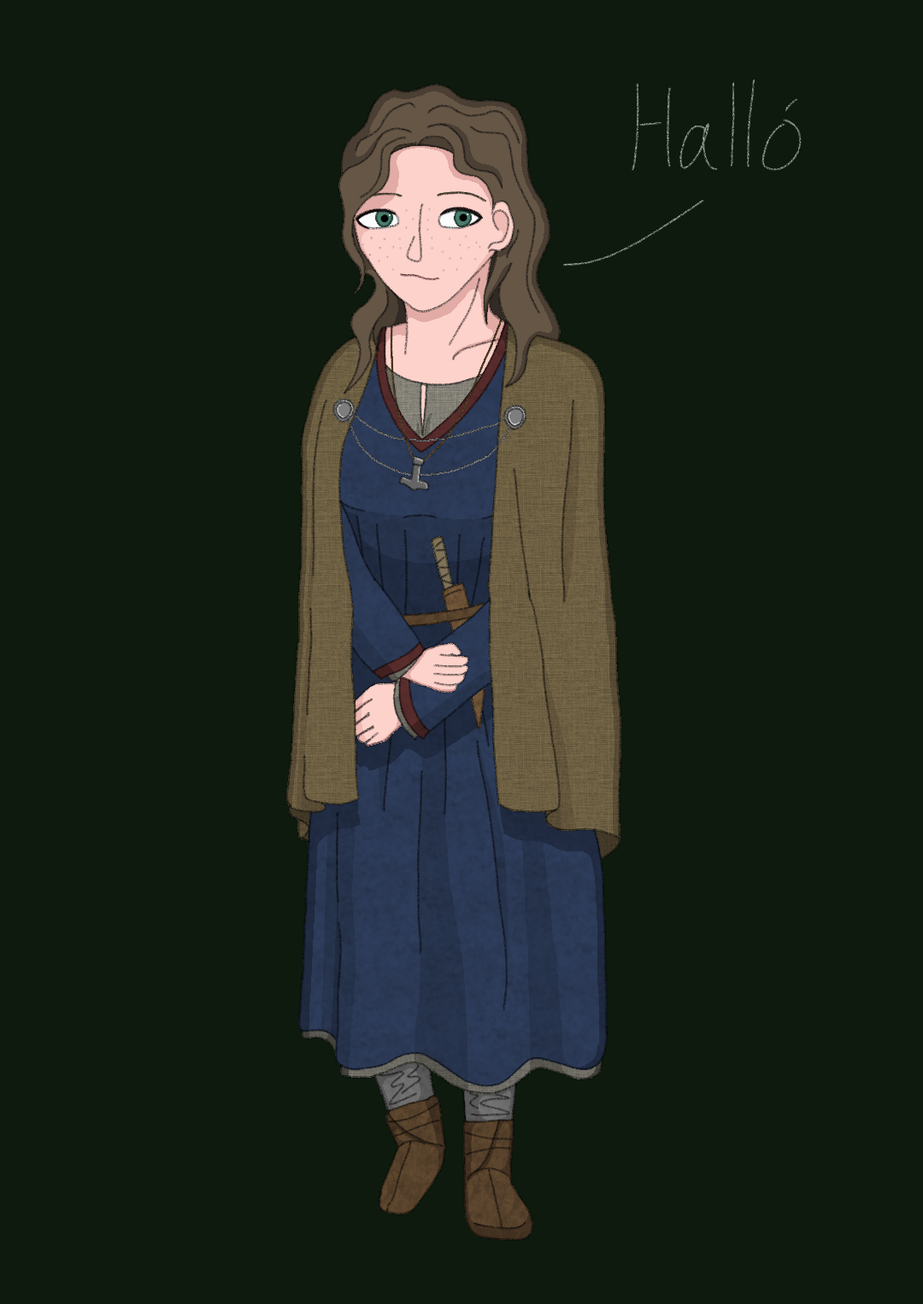
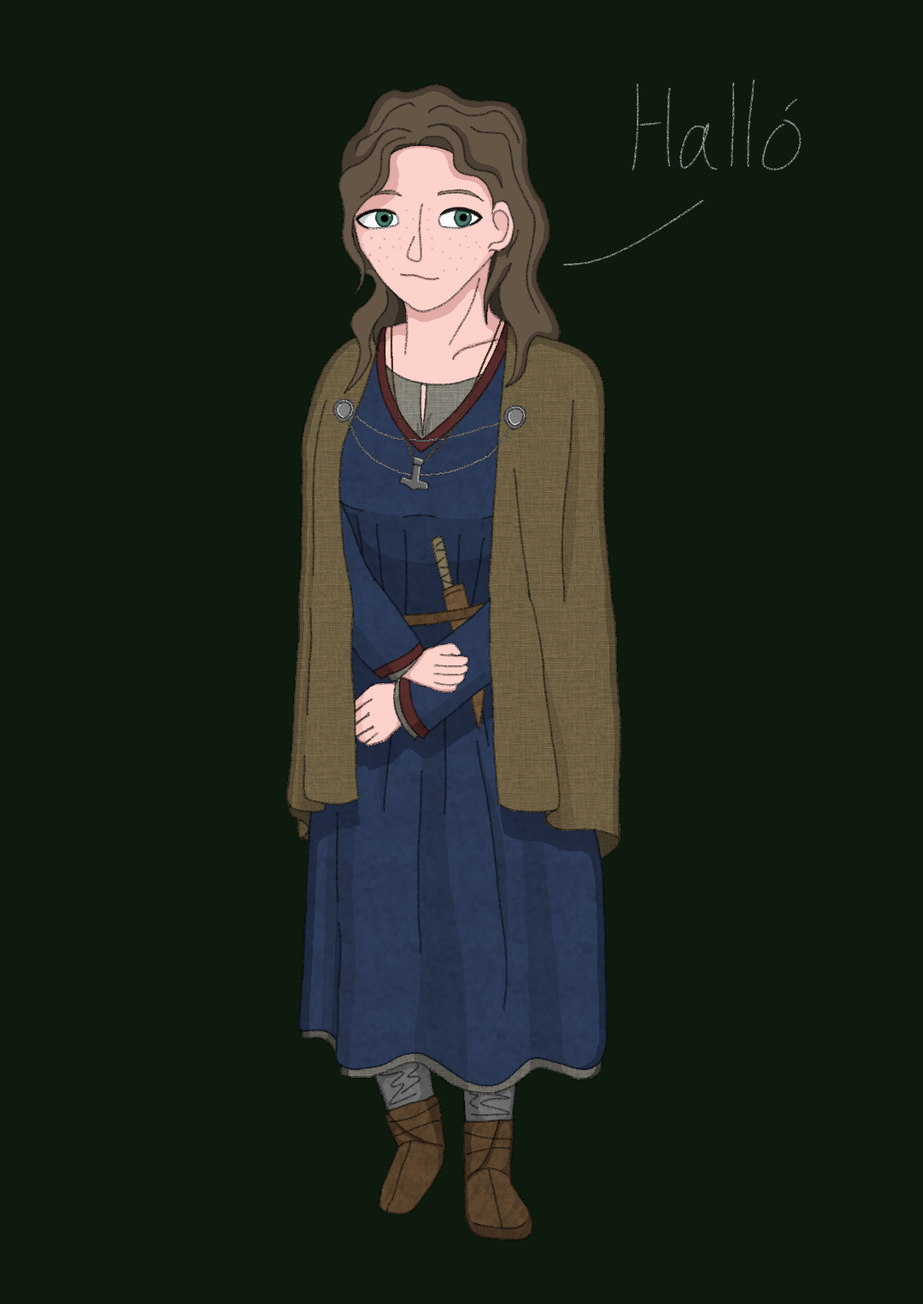
Revision of a layered (923, 1304) image; what changed, layer by layer:
painted on "color" over 354, 189, 487, 233
painted on "background" over 369, 188, 487, 221
